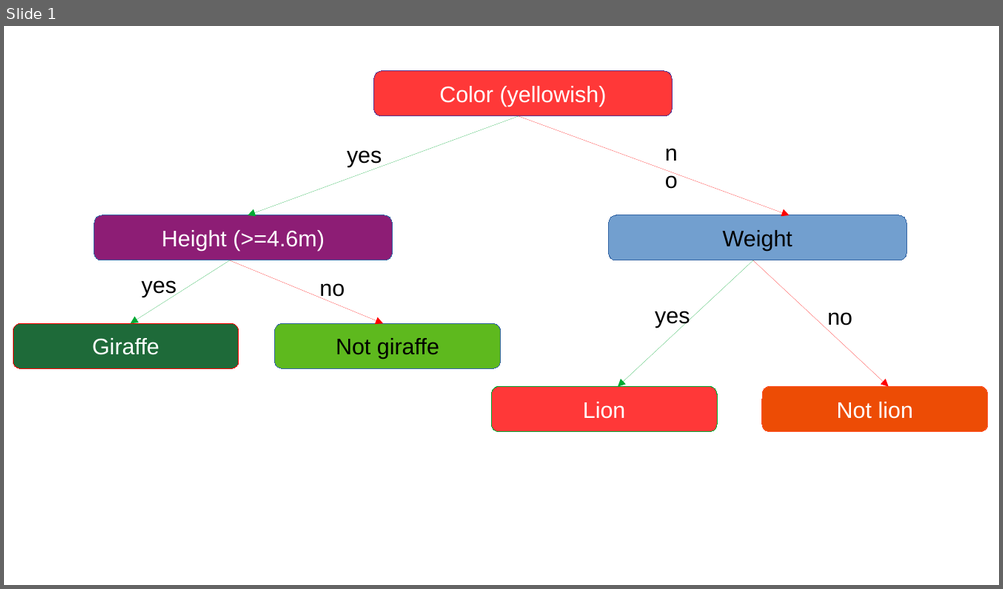
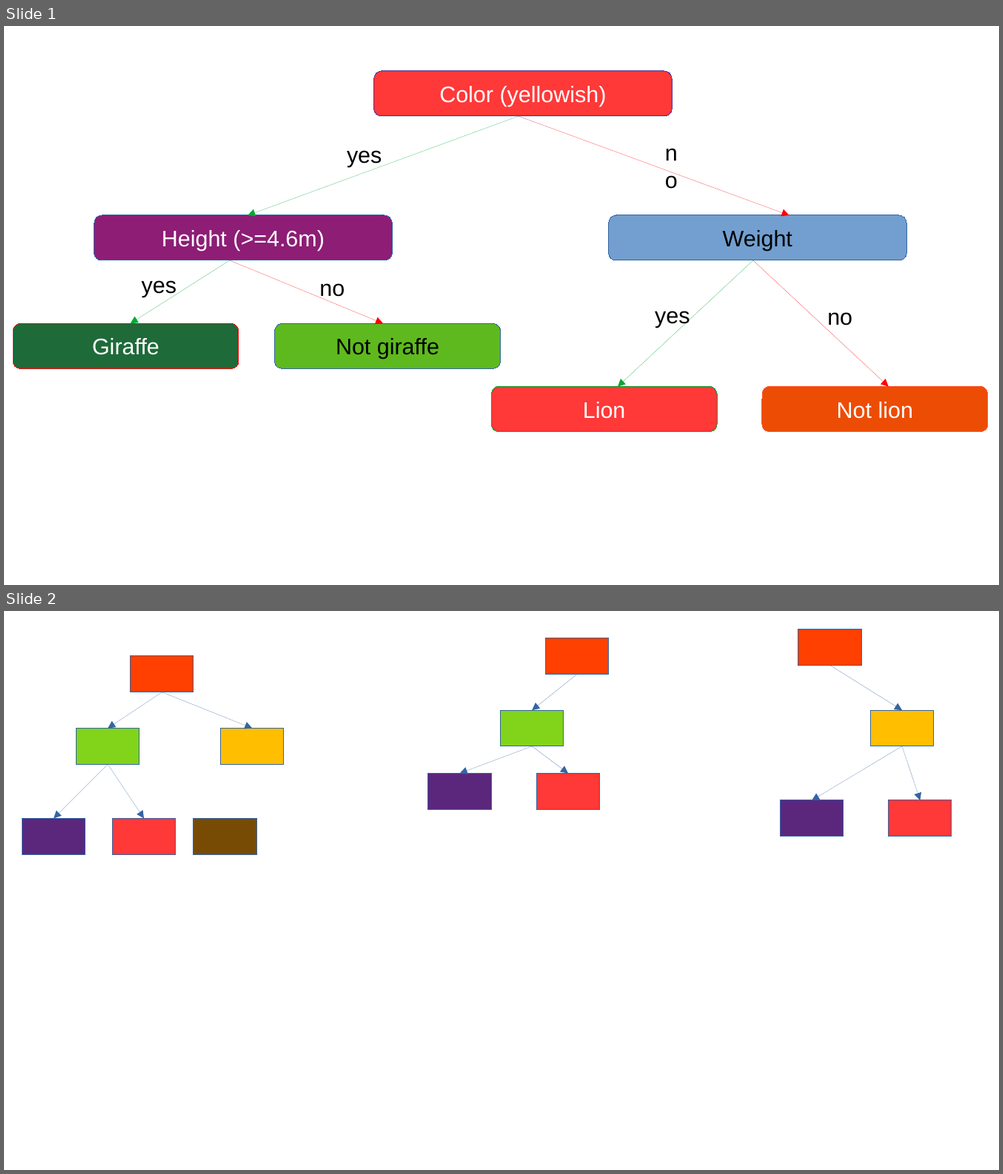
Before and after one commit to Princekrampah/ML_youtube, a slide deck: presentations.odp. Shown one above the other, each under a label of ours: slide 1 before the commit, slides 1 and 2 after it. The pictures are 1003x589 and 1003x1174 pixels, drawn with LibreOffice and Linux fonts; fonts in the diff are those of the drawing. Boxes give left, top, right and bottom in pixels: in the first picture for what was removed or moved away, otherwise in the second. Text is boxed around its words. In the diff, an @@ line names an element or a change of style, - is before the commit and + after.

```diff
--- a/presentations.odp
+++ b/presentations.odp
@@ slide 2 added at [4,611,999,1170], background #FFFFFF @@
@@ rectangle added at [798,629,862,665], fill #FF4000, outline #3465A4 0 pt @@
@@ rectangle added at [546,638,609,674], fill #FF4000, outline #3465A4 0 pt @@
@@ rectangle added at [131,656,193,692], fill #FF4000, outline #3465A4 0 pt @@
@@ arrow added from (577, 674) to (532, 710), #3465A4 0 pt @@
@@ arrow added from (830, 665) to (902, 710), #3465A4 0 pt @@
@@ arrow added from (162, 692) to (108, 729), #3465A4 0 pt @@
@@ arrow added from (162, 692) to (252, 729), #3465A4 0 pt @@
@@ rectangle added at [501,710,563,746], fill #81D41A, outline #3465A4 0 pt @@
@@ rectangle added at [871,710,933,746], fill #FFBF00, outline #3465A4 0 pt @@
@@ rectangle added at [77,729,139,764], fill #81D41A, outline #3465A4 0 pt @@
@@ rectangle added at [221,729,284,764], fill #FFBF00, outline #3465A4 0 pt @@
@@ arrow added from (108, 764) to (54, 819), #3465A4 0 pt @@
@@ arrow added from (108, 764) to (144, 819), #3465A4 0 pt @@
@@ arrow added from (532, 746) to (460, 774), #3465A4 0 pt @@
@@ arrow added from (532, 746) to (568, 774), #3465A4 0 pt @@
@@ arrow added from (902, 746) to (812, 800), #3465A4 0 pt @@
@@ arrow added from (902, 746) to (920, 800), #3465A4 0 pt @@
@@ rectangle added at [428,774,492,809], fill #5B277D, outline #3465A4 0 pt @@
@@ rectangle added at [537,774,600,809], fill #FF3838, outline #3465A4 0 pt @@
@@ rectangle added at [780,800,843,837], fill #5B277D, outline #3465A4 0 pt @@
@@ rectangle added at [888,800,952,837], fill #FF3838, outline #3465A4 0 pt @@
@@ rectangle added at [22,819,85,854], fill #5B277D, outline #3465A4 0 pt @@
@@ rectangle added at [112,819,176,854], fill #FF3838, outline #3465A4 0 pt @@
@@ rectangle added at [193,819,256,854], fill #784B04, outline #3465A4 0 pt @@
```
Also in this commit, not shown: 7 other files.
